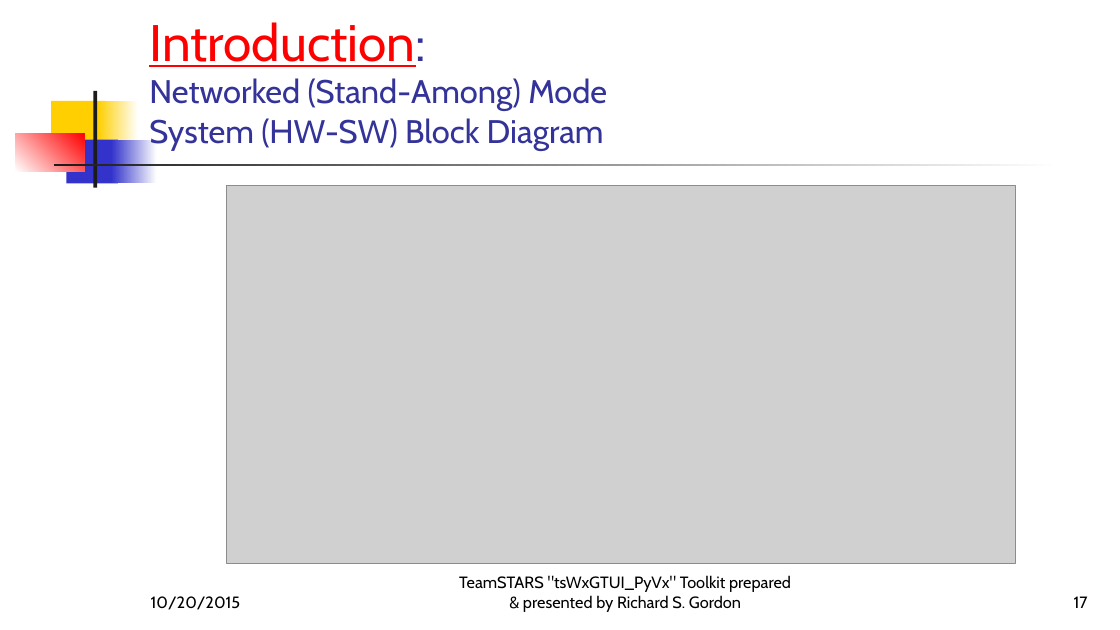
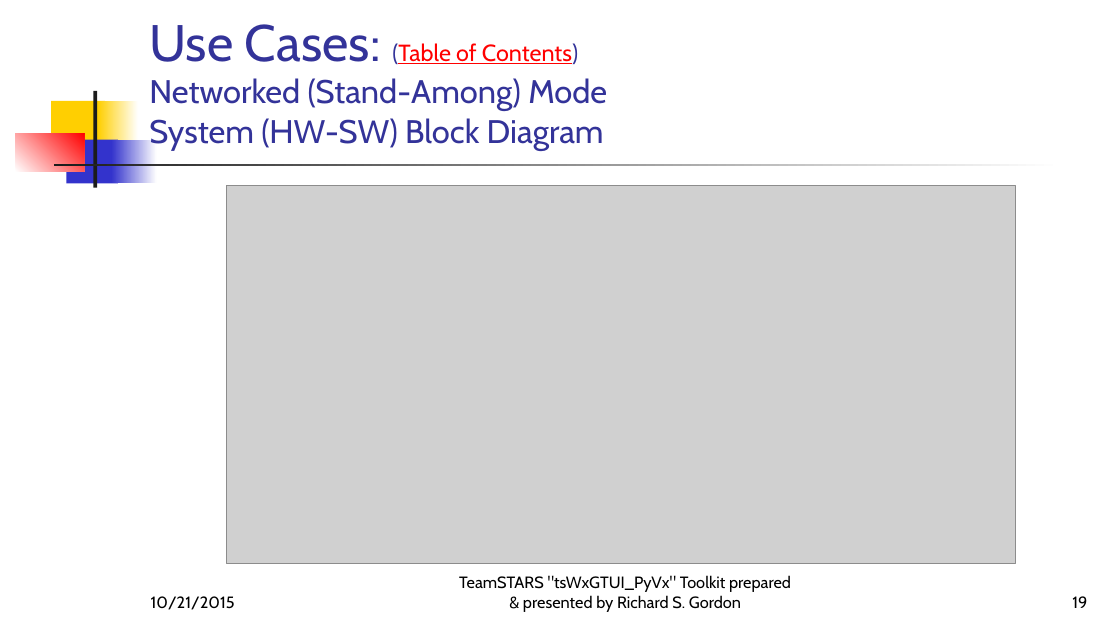
Before and after one commit to rigordo959/tsWxGTUI_PyVx_Repository, a slide deck: slide 19 of Notebooks/EngineeringNotebook/MS-PowerPoint-Files/tsWxGTUI_PyVx.pptx (slide 17 before the commit). Drawn at 1120x630 pixels with LibreOffice and Linux fonts; fonts in the diff are those of the drawing; grey boxes stand for pictures. Boxes give left, top, right and bottom in pixels: in the first picture for what was removed or moved away, otherwise in the second. Text is boxed around its words. In the diff, an @@ line names an element or a change of style, - is before the commit and + after.

```diff
--- a/Notebooks/EngineeringNotebook/MS-PowerPoint-Files/tsWxGTUI_PyVx.pptx
+++ b/Notebooks/EngineeringNotebook/MS-PowerPoint-Files/tsWxGTUI_PyVx.pptx
@@ title at (149, 24, 607, 151): text changed @@
-Introduction:
-Networked (Stand-Among) Mode
-System (HW-SW) Block Diagram
+Use Cases: (Table of Contents)
+Networked (Stand-Among) Mode
+System (HW-SW) Block Diagram
@@ text at (151, 596, 235, 610): text changed @@
-10/20/2015
+10/21/2015
@@ page number at (1072, 596, 1087, 608): text changed @@
-17
+19
```
Also in this commit, not shown: 57 other slides changed, 1 slide added, 4 slides removed.
